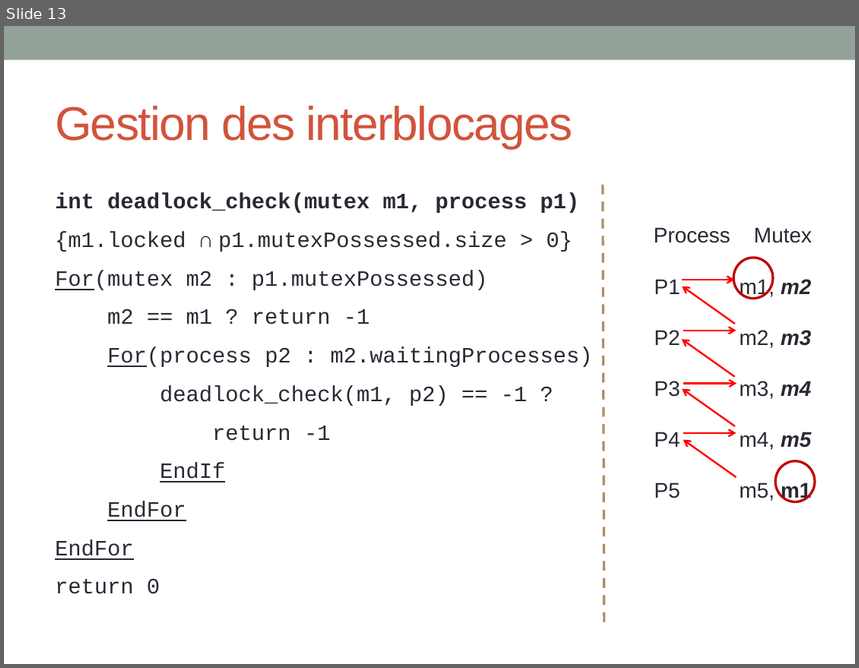
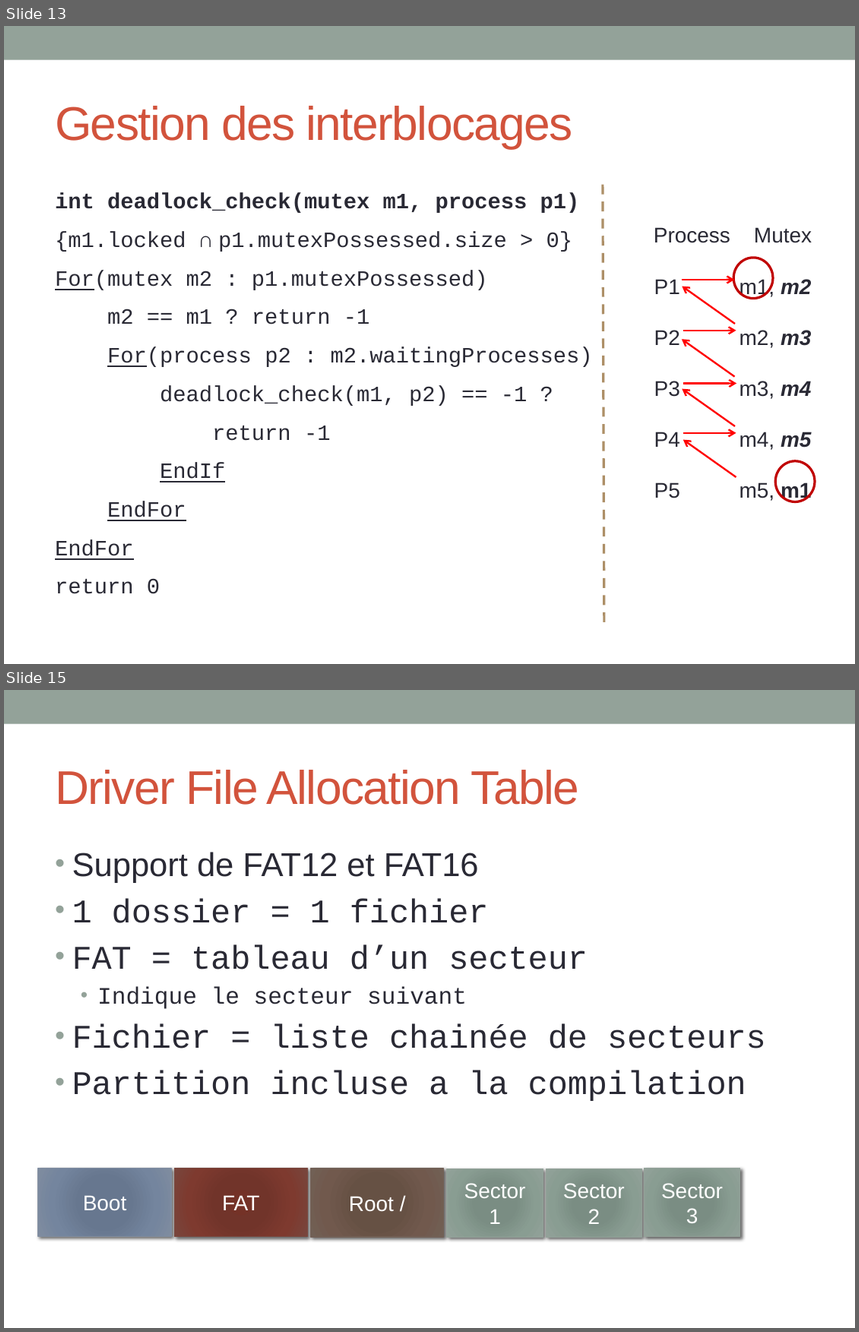
Before and after one commit to INSA-4IF-H4404-2013-2014/RaspiKernel, a slide deck: ppt/presentation.pptx. Shown one above the other, each under a label of ours: slide 13 before the commit, slides 13 and 15 after it; the slides between them are not shown. The pictures are 859x668 and 859x1332 pixels, drawn with LibreOffice and Linux fonts; fonts in the diff are those of the drawing. Boxes give left, top, right and bottom in pixels: in the first picture for what was removed or moved away, otherwise in the second. Text is boxed around its words. In the diff, an @@ line names an element or a change of style, - is before the commit and + after.

```diff
--- a/ppt/presentation.pptx
+++ b/ppt/presentation.pptx
@@ slide 15 added at (4,690,855,1328), background #FFFFFF; not listed: 1 template element that a slide beside it also shows @@
@@ title added at (55,770,579,805), 40 pt, text #D2533C @@
+Driver File Allocation Table
@@ text added at (72,852,766,1101), 28 pt, text #292934 @@
+• Support de FAT12 et FAT16
+• 1 dossier = 1 fichier
+• FAT = tableau d’un secteur
+  • Indique le secteur suivant
+• Fichier = liste chainée de secteurs
+• Partition incluse a la compilation
@@ rectangle added at (38,1168,171,1236), fill gradient #677790 to #68788E to #74869F to #808DA0, outline #808DA0 0.75 pt, 18 pt, text #FFFFFF @@
+Boot
@@ rectangle added at (174,1168,307,1236), fill gradient #743327 to #72352A to #7F3B2F to #79463D, outline #79463D 0.75 pt, 18 pt, text #FFFFFF @@
+FAT
@@ rectangle added at (310,1168,443,1236), fill gradient #685044 to #665145 to #725A4D to #726056, outline #726056 0.75 pt, 18 pt, text #FFFFFF @@
+Root /
@@ rectangle added at (644,1168,740,1236), fill gradient #7B8E82 to #7B8D83 to #8A9E92 to #93A299, outline #93A299 0.75 pt, 18 pt, text #FFFFFF @@
+Sector 3
@@ rectangle added at (448,1170,544,1237), fill gradient #7B8E82 to #7B8D83 to #8A9E92 to #93A299, outline #93A299 0.75 pt, 18 pt, text #FFFFFF @@
+Sector 1
@@ rectangle added at (546,1170,642,1237), fill gradient #7B8E82 to #7B8D83 to #8A9E92 to #93A299, outline #93A299 0.75 pt, 18 pt, text #FFFFFF @@
+Sector 2
```
Also in this commit, not shown: 1 other slide added.
